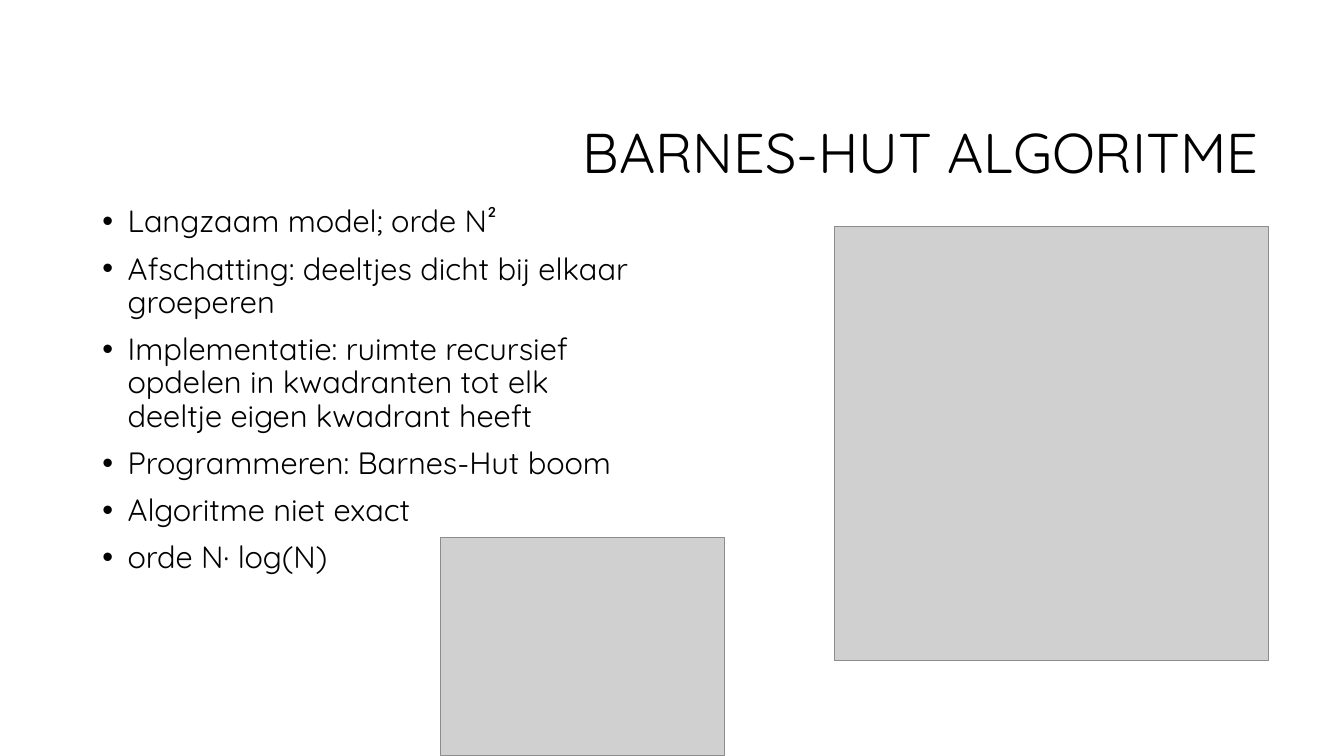
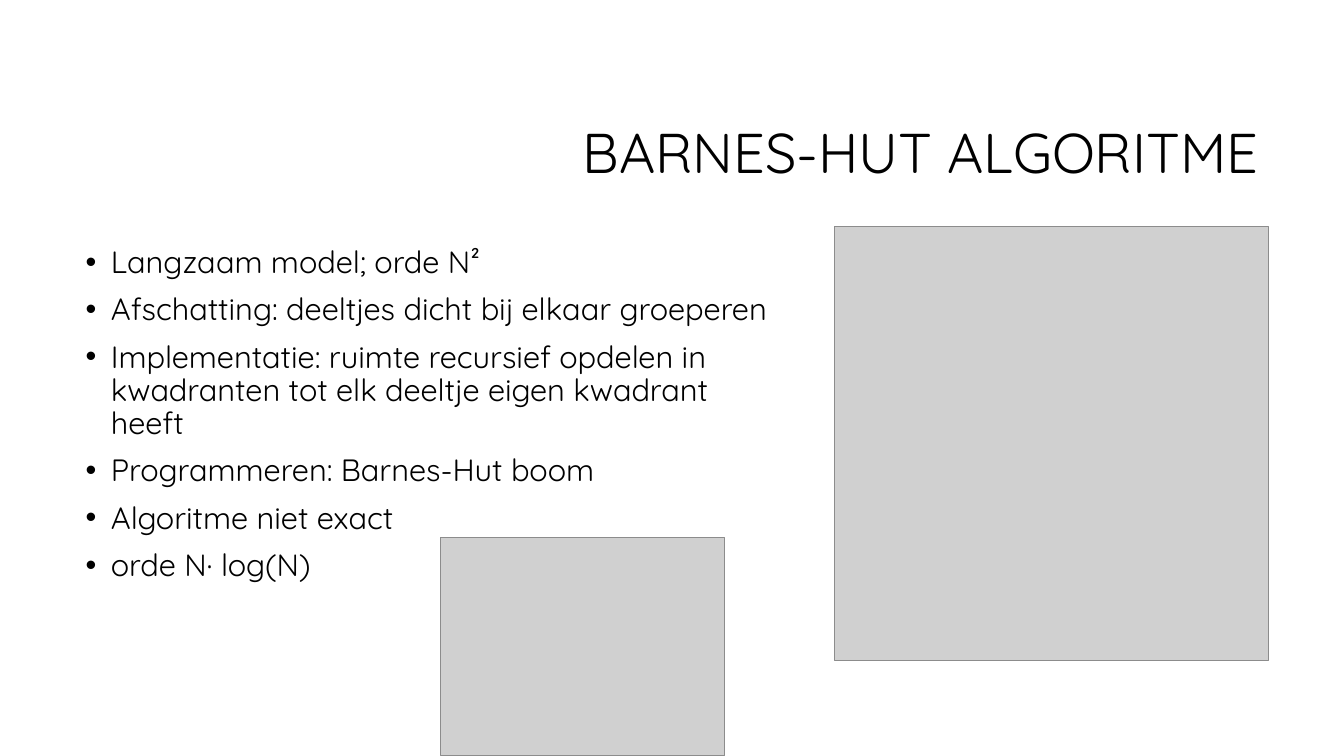
Before and after one commit to CBarendrecht/mod2b, a slide deck: slide 6 of Presentatie/Presentatie.pptx. Drawn at 1344x756 pixels with LibreOffice and Linux fonts; fonts in the diff are those of the drawing; grey boxes stand for pictures; background and template pictures are left out. Boxes give left, top, right and bottom in pixels: in the first picture for what was removed or moved away, otherwise in the second. Text is boxed around its words. In the diff, an @@ line names an element or a change of style, - is before the commit and + after.

```diff
--- a/Presentatie/Presentatie.pptx
+++ b/Presentatie/Presentatie.pptx
@@ text "Langzaam model; orde N²" rewrapped from [128,207,628,574] to [111,248,767,582] @@
```
Also in this commit, not shown: 7 other slides changed, 1 slide added, 1 slide removed.
